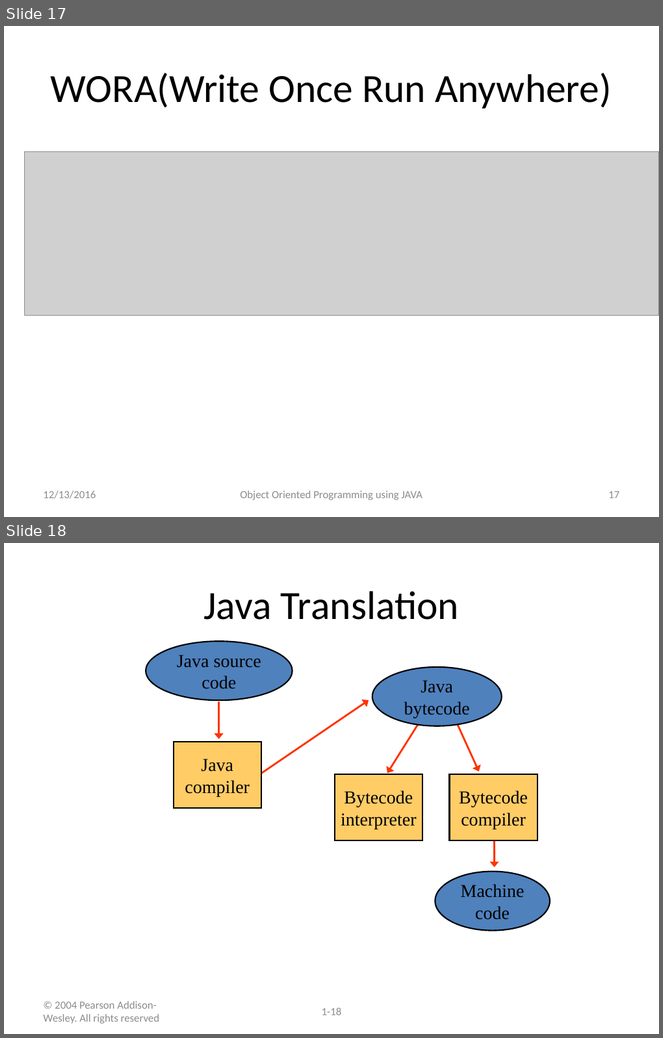
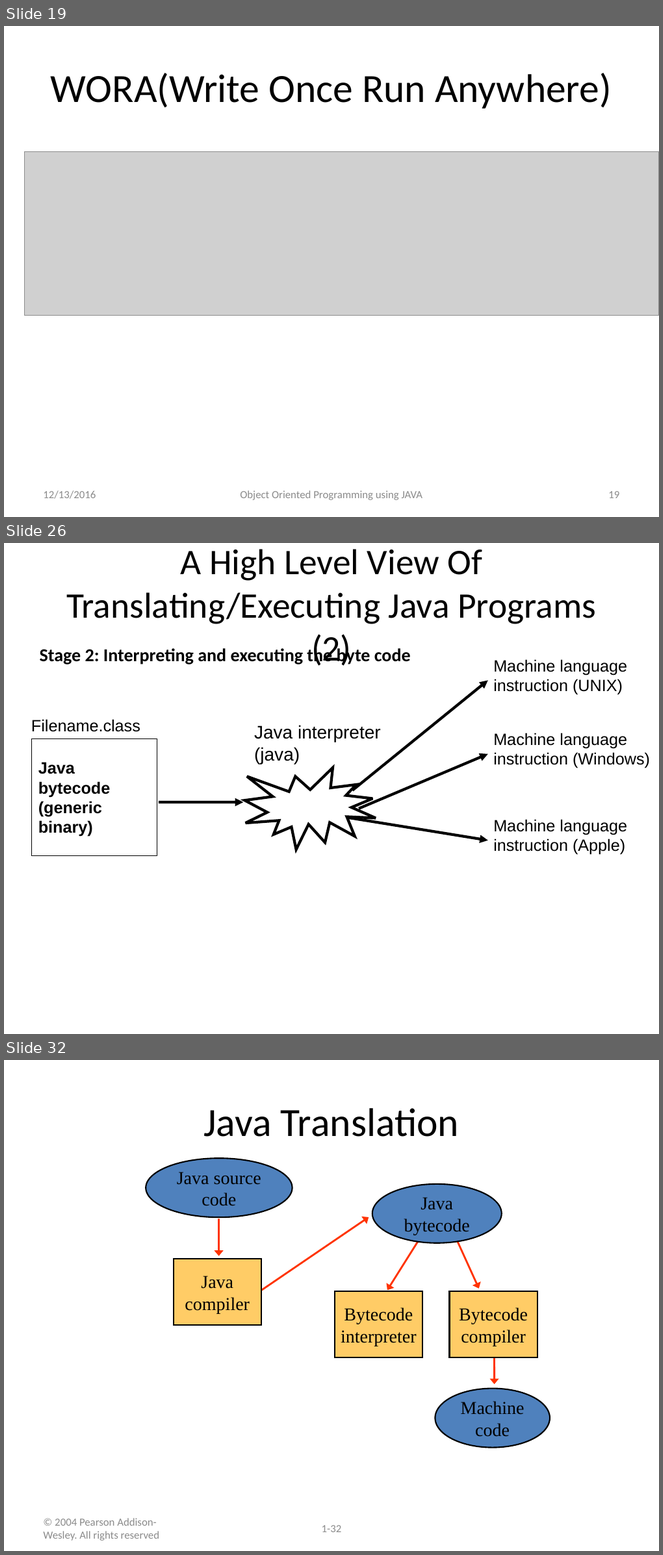
Before and after one commit to kchhipa4u/core-java-step-by-step, a slide deck: src/introduction/introductiontojava.pptx. Shown one above the other, each under a label of ours: slides 17 and 18 before the commit, slides 19, 26 and 32 after it; the slides between them are not shown. The pictures are 663x1038 and 663x1555 pixels, drawn with LibreOffice and Linux fonts; fonts in the diff are those of the drawing; grey boxes stand for pictures. Boxes give left, top, right and bottom in pixels: in the first picture for what was removed or moved away, otherwise in the second. Text is boxed around its words. In the diff, an @@ line names an element or a change of style, - is before the commit and + after.

```diff
--- a/src/introduction/introductiontojava.pptx
+++ b/src/introduction/introductiontojava.pptx
@@ slide 26 added at [4, 543, 659, 1034], background #FFFFFF @@
@@ title added at [66, 549, 596, 624], 39.6 pt, text #000000 @@
+A High Level View Of Translating/Executing Java Programs (2)
@@ text added at [40, 646, 332, 666], 20 pt, text #000000, bold @@
+Stage 2: Interpreting and executing the byte code
@@ text added at [31, 719, 140, 732], 18 pt, text #000000 @@
+Filename.class
@@ text added at [254, 725, 381, 764], 20 pt, text #000000 @@
+Java interpreter (java)
@@ rectangle added at [31, 739, 157, 856], outline #000000 0.75 pt, 18 pt, text #000000, bold @@
+Java bytecode (generic binary)
@@ irregular seal added at [245, 768, 376, 850], outline #000000 3 pt @@
@@ arrow added from (159, 802) to (243, 802), #000000 3 pt @@
@@ group added at [348, 659, 650, 855]: 3 arrows, 3 texts @@
+Machine language instruction (UNIX)
+Machine language instruction (Windows)
+Machine language instruction (Apple)
@@ what was slide 17 is now slide 19 @@
@@ page number at [608, 491, 620, 499]: text changed @@
-17
+19
@@ what was slide 18 is now slide 32 @@
@@ page number at [322, 1525, 342, 1533]: text changed @@
-1-18
+1-32
```
Also in this commit, not shown: 1 slide changed, 16 other slides added.
